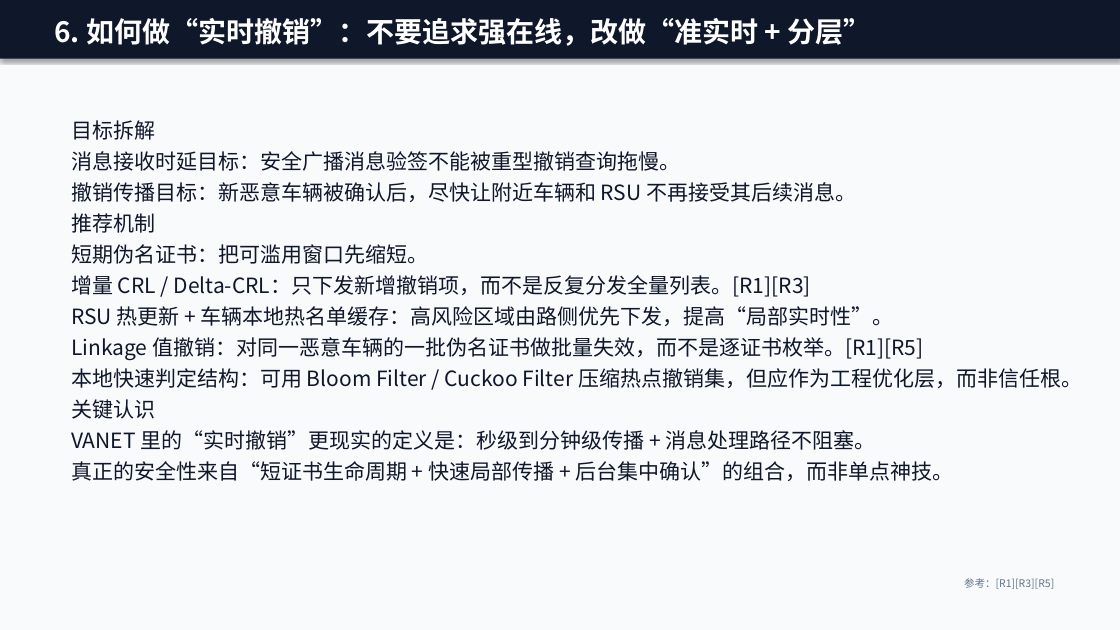
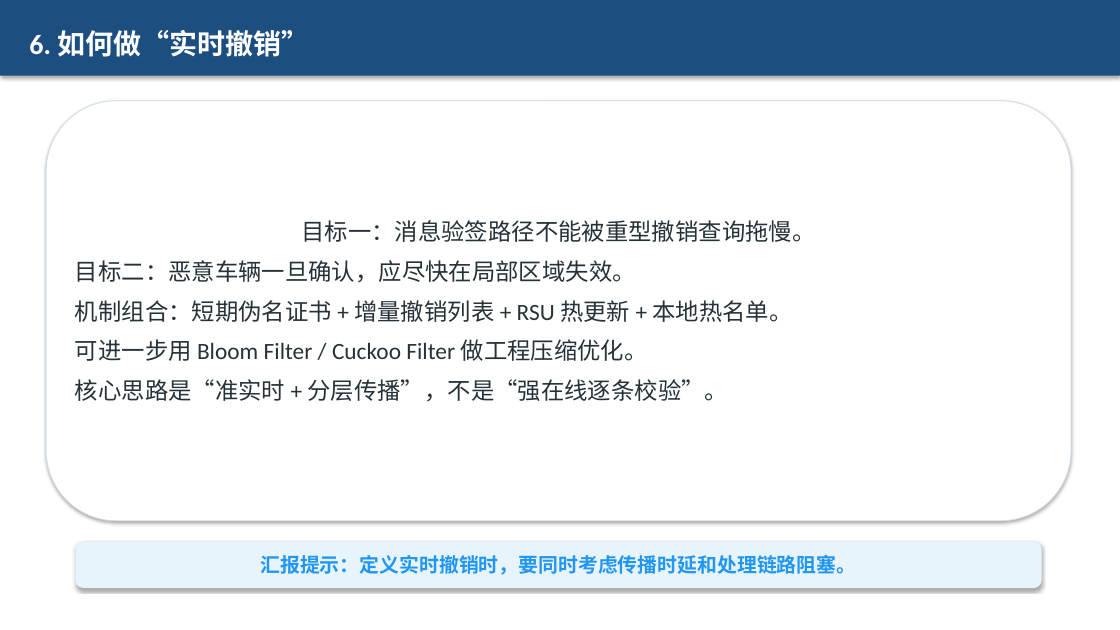
Before and after one commit to zhang10225/EATI, a slide deck: slide 7 of docs/VANET-弱硬件实时撤销与事后追责调研.pptx. Drawn at 1120x630 pixels with LibreOffice and Linux fonts; fonts in the diff are those of the drawing. Boxes give left, top, right and bottom in pixels: in the first picture for what was removed or moved away, otherwise in the second. Text is boxed around its words. In the diff, an @@ line names an element or a change of style, - is before the commit and + after.

```diff
--- a/docs/VANET-弱硬件实时撤销与事后追责调研.pptx
+++ b/docs/VANET-弱硬件实时撤销与事后追责调研.pptx
@@ rectangle "6. 如何做“实时撤销”": place and size @@
-rectangle "6. 如何做“实时撤销”" at bbox=[54, 18, 872, 46]
+rectangle "6. 如何做“实时撤销”" at bbox=[0, 0, 1120, 76]
@@ rectangle "6. 如何做“实时撤销”" at bbox=[0, 0, 1120, 76]: vertical alignment top to middle; fill none to #1C4E80; shadow on @@
@@ rectangle removed at bbox=[0, 0, 1120, 630] @@
@@ rectangle removed at bbox=[0, 0, 1120, 59] @@
@@ text in rectangle at bbox=[29, 30, 309, 57]: text changed; font Noto Sans CJK SC to Calibri @@
-6. 如何做“实时撤销”：不要追求强在线，改做“准实时 + 分层”
+6. 如何做“实时撤销”
@@ rounded rectangle added at bbox=[46, 101, 1071, 521], fill #FFFFFF, outline #D2DCE6 0.75 pt, 20 pt, text #263238 @@
+目标一：消息验签路径不能被重型撤销查询拖慢。
+目标二：恶意车辆一旦确认，应尽快在局部区域失效。
+机制组合：短期伪名证书 + 增量撤销列表 + RSU 热更新 + 本地热名单。
+可进一步用 Bloom Filter / Cuckoo Filter 做工程压缩优化。
+核心思路是“准实时 + 分层传播”，不是“强在线逐条校验”。
@@ text removed at bbox=[71, 120, 1082, 481] @@
-目标拆解
-消息接收时延目标：安全广播消息验签不能被重型撤销查询拖慢。
-撤销传播目标：新恶意车辆被确认后，尽快让附近车辆和 RSU 不再接受其后续消息。
-推荐机制
-短期伪名证书：把可滥用窗口先缩短。
-增量 CRL / Delta-CRL：只下发新增撤销项，而不是反复分发全量列表。[R1][R3]
-RSU 热更新 + 车辆本地热名单缓存：高风险区域由路侧优先下发，提高“局部实时性”。
-Linkage 值撤销：对同一恶意车辆的一批伪名证书做批量失效，而不是逐证书枚举。[R1][R5]
-本地快速判定结构：可用 Bloom Filter / Cuckoo Filter 压缩热点撤销集，但应作为工程优化层，而非信任根。
-关键认识
-VANET 里的“实时撤销”更现实的定义是：秒级到分钟级传播 + 消息处理路径不阻塞。
-真正的安全性来自“短证书生命周期 + 快速局部传播 + 后台集中确认”的组合，而非单点神技。
@@ rounded rectangle added at bbox=[76, 542, 1042, 588], fill #E8F4FC, 17 pt, text #2196F3, bold @@
+汇报提示：定义实时撤销时，要同时考虑传播时延和处理链路阻塞。
@@ text removed at bbox=[964, 578, 1054, 589] @@
-参考：[R1][R3][R5]
```
Also in this commit, not shown: 6 other slides changed, 5 slides added, 7 slides removed, 3 other files.
